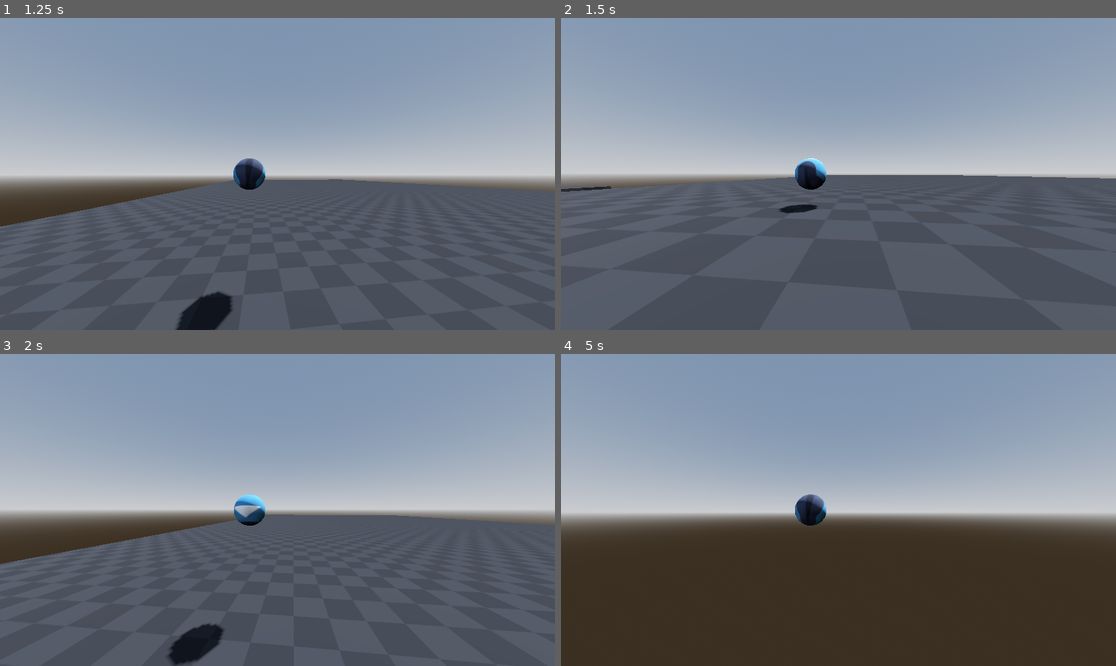
Above: before the commit, frames 1-4 (two rows, left to right).
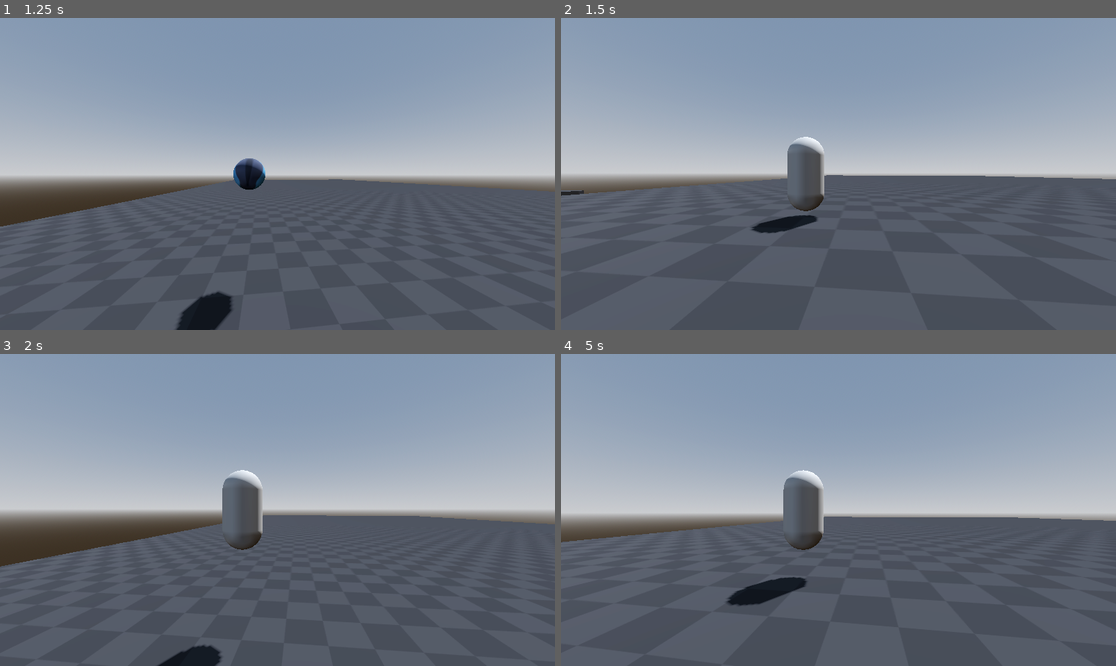
Above: after the commit, the same moments.

Repository: pochoco24/armadillos_with_guns
Game: Godot game, scene res://main.tscn
The game is run twice, just before and just after one commit, with the same random seed, the same clock (stepped at 60 frames per second) and the same inputs. The engine's default icon, where the game draws it, is replaced by a stand-in: a white triangle on a blue panel in a dark square.
Inputs (mouse positions are in pixels of both pictures, inside the frame that each line leads up to):
- Up to frame 1 (1.25 s): move the mouse to (305, 174) at 0.52 s; hold W (up) from 0.53 s (still down); hold Shift (ball_mode) from 0.53 s (still down); tap Space (jump) at 0.77, 0.8, 1.07 s
- Up to frame 2 (1.5 s): keep holding W (up); move the mouse to (810, 174) at 1.27 s; release Shift (ball_mode) at 1.28 s; tap Space (jump) at 1.35 s
- Up to frame 3 (2 s): keep holding W (up); tap Space (jump) at 1.52, 1.82 s; tap Shift (ball_mode) at 1.55 s
- Up to frame 4 (5 s): keep holding W (up); move the mouse to (849, 503) at 2.02 s; hold Shift (ball_mode) 2.03-2.78 s; tap Space (jump) at 2.3, 3.02, 3.32, 3.77, 3.8, 4.07, 4.35, 4.52, 4.82 s; move the mouse to (832, 516) at 2.77 s; click (832, 516) at 2.85 s; tap Shift (ball_mode) at 3.05, 4.55 s; move the mouse to (877, 513) at 3.52 s; hold Shift (ball_mode) 3.53-4.28 s; move the mouse to (794, 506) at 4.27 s

Frame 1 is identical in both runs. In frame 2, 2.0% of the frame differs, in the area x 0-100%, y 38-69%; in frame 3, 2.5%; in frame 4, 46%, in the area x 0-100%, y 37-100%.

Commit message:
fixed double jump bug

Diff:
--- a/player/states/ball/ball_sub_state_machine.gd
+++ b/player/states/ball/ball_sub_state_machine.gd
@@ -4,11 +4,11 @@
 @export var ball: RigidBody3D
 
 
-#func input_update(event: InputEvent) -> void:
-	#if event.is_action_released("ball_mode"):
-		#change_state("Falling")
-	#else:
-		#super(event)
+func input_update(event: InputEvent) -> void:
+	if event.is_action_released("ball_mode"):
+		change_state("Falling")
+	else:
+		super(event)
 
 
 func enter():
--- a/player/states/jumping.gd
+++ b/player/states/jumping.gd
@@ -14,7 +14,13 @@
 
 	if player.velocity.y < 0.0:
 		change_state("Falling")
-	elif player.is_on_floor():
+	elif player.is_on_floor() and not player.velocity.y > 0.0:
+		# Check if player is on floor AND that player isn't already jumping
+		# this avoids double jump when the player exits ball and is clipping a bit
+		# through the floor.
+		# If you intend to add moving platforms that move up in the future
+		# you may want to change this approach.
+
 		if not player.jump_buffer.is_stopped():
 			change_state("Jumping")
 		elif Input.get_vector("down", "up", "right", "left") != Vector2.ZERO:
